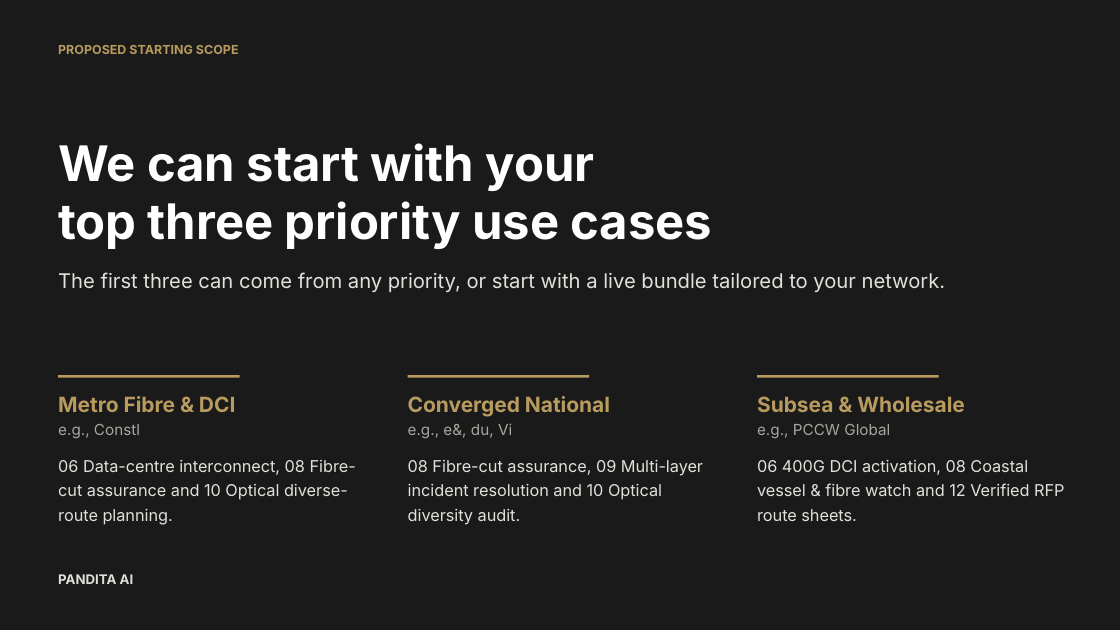
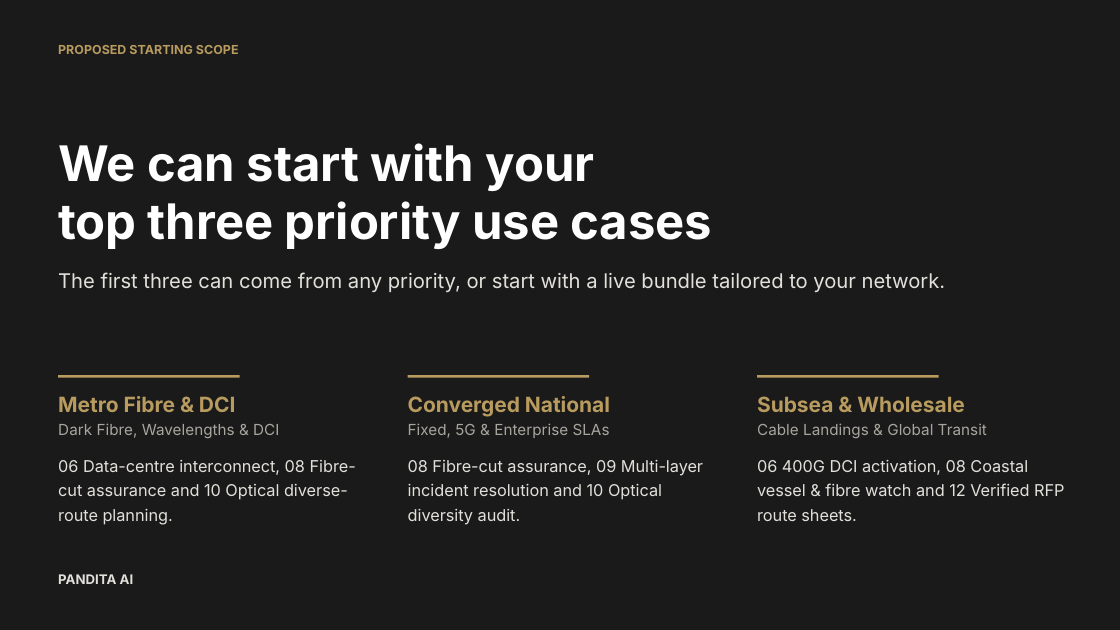
Before and after one commit to bhandiwad/netops, a slide deck: slide 15 of docs/Pandita_for_Telco_Deck_Updated.pptx. Drawn at 1120x630 pixels with LibreOffice and Linux fonts; fonts in the diff are those of the drawing. Boxes give left, top, right and bottom in pixels: in the first picture for what was removed or moved away, otherwise in the second. Text is boxed around its words. In the diff, an @@ line names an element or a change of style, - is before the commit and + after.

```diff
--- a/docs/Pandita_for_Telco_Deck_Updated.pptx
+++ b/docs/Pandita_for_Telco_Deck_Updated.pptx
@@ text at box(58, 423, 279, 438): text changed @@
-e.g., Constl
+Dark Fibre, Wavelengths & DCI
@@ text at box(408, 423, 610, 438): text changed @@
-e.g., e&, du, Vi
+Fixed, 5G & Enterprise SLAs
@@ text at box(757, 423, 987, 438): text changed @@
-e.g., PCCW Global
+Cable Landings & Global Transit
```
Also in this commit, not shown: 1 other slide changed, 8 other files.
